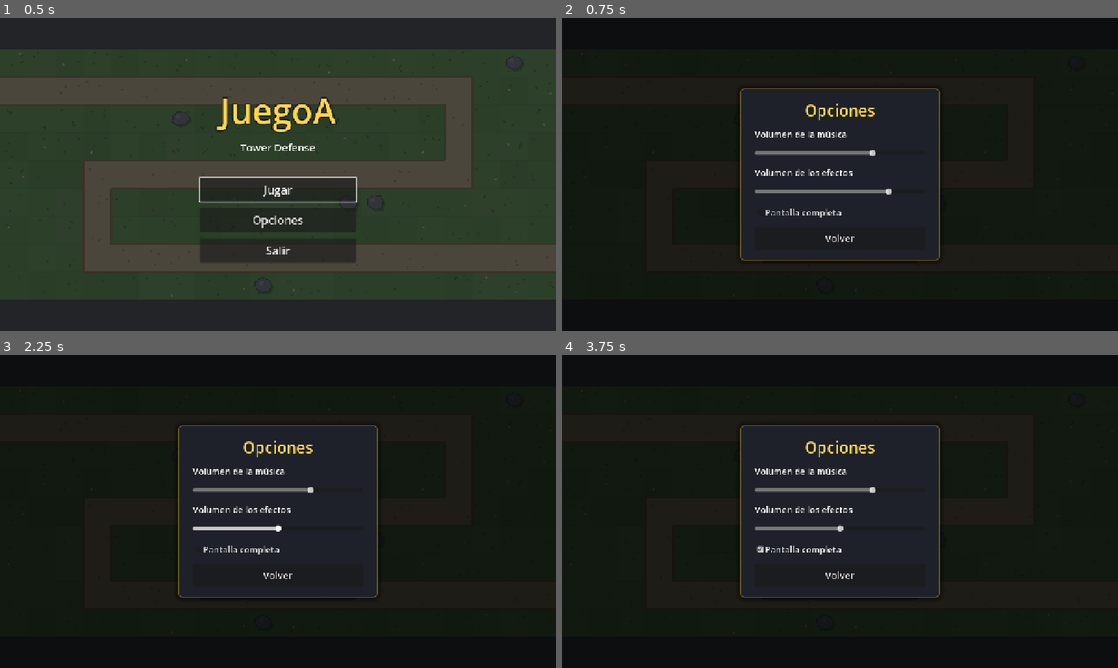
Above: before the commit, frames 1-4 (two rows, left to right).
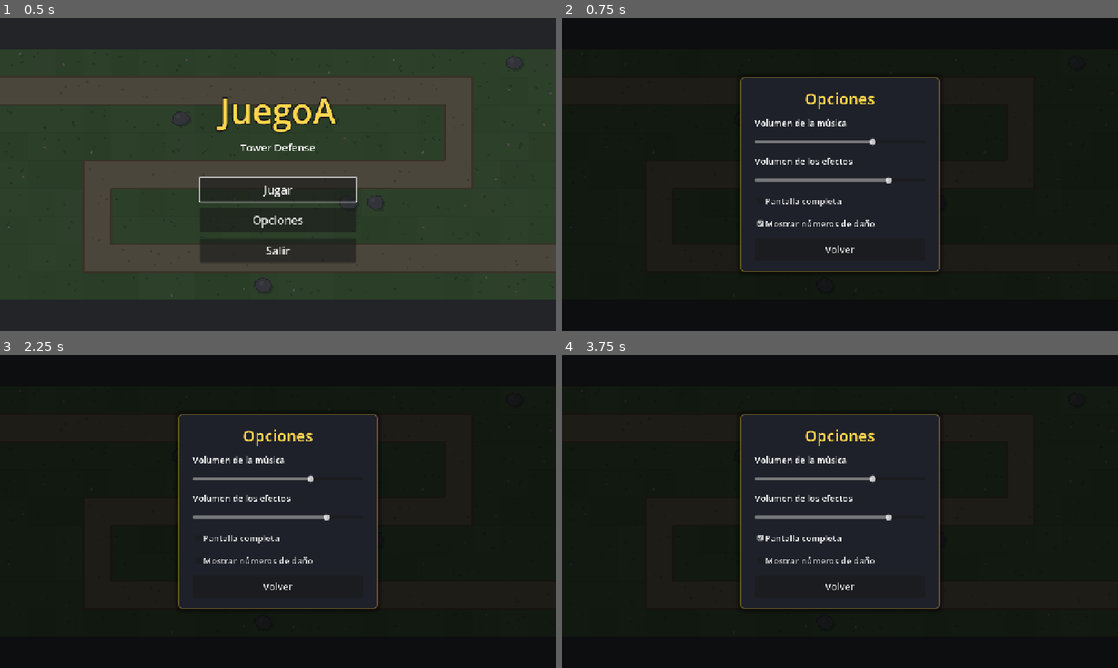
Above: after the commit, the same moments.

Repository: pasaporteN25/MonstersAndCanons
Game: Godot game, scene res://scenes/ui/main_menu.tscn
Two runs of this game, one before a commit and one after it. Both use one fixed random seed, a clock stepped at 60 frames per second and the inputs below.
Inputs (mouse positions are in pixels of both pictures, inside the frame that each line leads up to):
- Up to frame 1 (0.5 s): no input
- Up to frame 2 (0.75 s): click "Opciones" at 0.5 s
- Up to frame 3 (2.25 s): click (278, 561) at 1.25 s, where only the run after the commit has a clickable "Mostrar números de daño"; click "Jugar" at 2 s
- Up to frame 4 (3.75 s): click "Jugar" at 2.75 s; click "Pantalla completa" at 3.5 s

Frame 1 is identical in both runs. In frame 2, 3.6% of the frame differs, in the area x 32-68%, y 18-82%; in frame 3, 3.5%; in frame 4, 3.6%.

Commit message:
T65: números de daño flotantes
- señal Enemy.hit con el daño real y si la armadura se comió el golpe
- números blancos (grises si la armadura quitó la mitad o más), 0,6 s,
  máximo 40 a la vez
- opción "Mostrar números de daño" (se guarda; encendida por defecto)
- FloatingText acepta tamaño, duración y altura
- perf_test: cuenta frames lentos y compara con/sin números
  (150 vs 156 FPS, sin tirones)
- tests/test_damage_numbers.gd (6); test_effects cuenta solo el "+N" de oro

Co-Authored-By: Claude Opus 5.5 <noreply@anthropic.com>

Diff:
--- a/scenes/effects/effects_layer.gd
+++ b/scenes/effects/effects_layer.gd
@@ -9,6 +9,32 @@
 const SPARK_COLOR := Color(1.0, 0.95, 0.6)
 const FROST_COLOR := Color(0.7, 0.92, 1.0)
 const SHOCKWAVE_COLOR := Color(1.0, 0.75, 0.4)
+## RF-132: números de daño.
+const DAMAGE_COLOR := Color(1, 1, 1)
+const DAMAGE_BLOCKED_COLOR := Color(0.62, 0.62, 0.66)  # la armadura se comió el golpe
+const MAX_DAMAGE_NUMBERS: int = 40
+
+var _damage_numbers_alive: int = 0
+
+
+## RF-132: número chico con el daño real. Gris si la armadura quitó la mitad o más.
+## Devuelve false si no se mostró (opción apagada, o ya hay demasiados en pantalla).
+func damage_number(position_: Vector2, damage: int, armor_blocked_most: bool) -> bool:
+	if not bool(SaveManager.get_setting("damage_numbers")):
+		return false
+	if _damage_numbers_alive >= MAX_DAMAGE_NUMBERS:
+		return false
+	var color: Color = DAMAGE_BLOCKED_COLOR if armor_blocked_most else DAMAGE_COLOR
+	var text := FloatingText.new().setup(str(damage), color, 15, 0.6, 26.0)
+	_damage_numbers_alive += 1
+	text.tree_exited.connect(func() -> void: _damage_numbers_alive -= 1)
+	# Un poco corrido al azar, así los golpes seguidos no se tapan entre sí.
+	_add(text, position_ + Vector2(randf_range(-10.0, 10.0), -14.0))
+	return true
+
+
+func damage_numbers_alive() -> int:
+	return _damage_numbers_alive
 
 
 ## RF-124: estallido del color del enemigo y "+N" con el oro ganado.
--- a/scenes/effects/floating_text.gd
+++ b/scenes/effects/floating_text.gd
@@ -1,38 +1,41 @@
-# Texto que sube y se desvanece, por ejemplo "+5" de oro (RF-124).
+# Texto que sube y se desvanece: el "+5" de oro (RF-124) o un número de daño (RF-132).
 # Se borra solo al terminar.
 class_name FloatingText
 extends Node2D
 
-const DURATION: float = 0.8
-const RISE_PX: float = 36.0
-const FONT_SIZE: int = 20
-
 var _text: String = ""
 var _color: Color = Color.WHITE
+var _font_size: int = 20
+var _duration: float = 0.8
+var _rise_px: float = 36.0
 var _time: float = 0.0
 
 
-func setup(text: String, color: Color) -> FloatingText:
+func setup(text: String, color: Color, font_size: int = 20, duration: float = 0.8,
+		rise_px: float = 36.0) -> FloatingText:
 	_text = text
 	_color = color
+	_font_size = font_size
+	_duration = duration
+	_rise_px = rise_px
 	return self
 
 
 func _process(delta: float) -> void:
 	_time += delta
-	if _time >= DURATION:
+	if _time >= _duration:
 		queue_free()
 		return
 	queue_redraw()
 
 
 func _draw() -> void:
-	var t: float = _time / DURATION
+	var t: float = _time / _duration
 	var font: Font = ThemeDB.fallback_font
-	var width: float = font.get_string_size(_text, HORIZONTAL_ALIGNMENT_LEFT, -1, FONT_SIZE).x
-	var pos := Vector2(-width / 2.0, -RISE_PX * (1.0 - pow(1.0 - t, 2.0)))
+	var width: float = font.get_string_size(_text, HORIZONTAL_ALIGNMENT_LEFT, -1, _font_size).x
+	var pos := Vector2(-width / 2.0, -_rise_px * (1.0 - pow(1.0 - t, 2.0)))
 	# Se mantiene opaco la primera mitad y después se desvanece.
 	var alpha: float = 1.0 if t < 0.5 else 1.0 - (t - 0.5) * 2.0
-	draw_string_outline(font, pos, _text, HORIZONTAL_ALIGNMENT_LEFT, -1, FONT_SIZE, 4,
+	draw_string_outline(font, pos, _text, HORIZONTAL_ALIGNMENT_LEFT, -1, _font_size, 4,
 		Color(0, 0, 0, alpha * 0.8))
-	draw_string(font, pos, _text, HORIZONTAL_ALIGNMENT_LEFT, -1, FONT_SIZE, Color(_color, alpha))
+	draw_string(font, pos, _text, HORIZONTAL_ALIGNMENT_LEFT, -1, _font_size, Color(_color, alpha))
--- a/scenes/enemies/enemy.gd
+++ b/scenes/enemies/enemy.gd
@@ -7,6 +7,9 @@
 signal died(enemy: Enemy)
 ## Llegó a la salida (RF-11). Quien escuche decide cuántas vidas restar.
 signal reached_exit(enemy: Enemy)
+## Recibió un golpe (solo para efectos visuales, RF-132). `damage` es el daño real,
+## después de la armadura; `armor_blocked_most` = la armadura quitó la mitad o más.
+signal hit(enemy: Enemy, damage: int, armor_blocked_most: bool)
 
 const GROUP: StringName = &"enemies"
 ## Color al que se tiñe un enemigo ralentizado (RF-62).
@@ -93,8 +96,10 @@
 func take_hit(damage: int, slow_amount: float = 0.0, slow_duration: float = 0.0) -> void:
 	if _is_done:
 		return
-	health = maxi(0, health - Rules.damage_after_armor(damage, data.armor))
+	var dealt: int = Rules.damage_after_armor(damage, data.armor)
+	health = maxi(0, health - dealt)
 	_hit_flash_left = HIT_FLASH_DURATION
+	hit.emit(self, dealt, dealt * 2 <= damage)
 	if slow_amount > 0.0:
 		_apply_slow(Rules.effective_slow(slow_amount, data.slow_resistance), slow_duration)
 	queue_redraw()
--- a/scenes/game/game.gd
+++ b/scenes/game/game.gd
@@ -212,6 +212,8 @@
 func _on_enemy_spawned(enemy: Enemy) -> void:
 	enemy.died.connect(_on_enemy_died)
 	enemy.reached_exit.connect(_on_enemy_reached_exit)
+	enemy.hit.connect(func(e: Enemy, damage: int, blocked: bool) -> void:
+		effects.damage_number(e.global_position, damage, blocked))  # RF-132
 
 
 func _on_enemy_died(enemy: Enemy) -> void:
--- a/scenes/ui/options_menu.gd
+++ b/scenes/ui/options_menu.gd
@@ -9,6 +9,7 @@
 @onready var _music_slider: HSlider = %MusicSlider
 @onready var _sfx_slider: HSlider = %SfxSlider
 @onready var _fullscreen_check: CheckBox = %FullscreenCheck
+@onready var _damage_numbers_check: CheckBox = %DamageNumbersCheck
 @onready var _back_button: Button = %BackButton
 
 
@@ -17,6 +18,8 @@
 	_music_slider.value_changed.connect(_on_music_changed)
 	_sfx_slider.value_changed.connect(_on_sfx_changed)
 	_fullscreen_check.toggled.connect(_on_fullscreen_toggled)
+	_damage_numbers_check.toggled.connect(
+		func(on: bool) -> void: SaveManager.set_setting("damage_numbers", on))  # RF-132
 	_back_button.pressed.connect(close)
 	Audio.add_click_sounds(self)
 
@@ -26,6 +29,7 @@
 	_music_slider.set_value_no_signal(float(SaveManager.get_setting("music_volume")))
 	_sfx_slider.set_value_no_signal(float(SaveManager.get_setting("sfx_volume")))
 	_fullscreen_check.set_pressed_no_signal(bool(SaveManager.get_setting("fullscreen")))
+	_damage_numbers_check.set_pressed_no_signal(bool(SaveManager.get_setting("damage_numbers")))
 	visible = true
 
 
--- a/scenes/ui/options_menu.tscn
+++ b/scenes/ui/options_menu.tscn
@@ -82,6 +82,12 @@
 theme_override_font_sizes/font_size = 20
 text = "Pantalla completa"
 
+[node name="DamageNumbersCheck" type="CheckBox" parent="Center/Panel/Margin/Rows"]
+unique_name_in_owner = true
+layout_mode = 2
+theme_override_font_sizes/font_size = 20
+text = "Mostrar números de daño"
+
 [node name="BackButton" type="Button" parent="Center/Panel/Margin/Rows"]
 unique_name_in_owner = true
 custom_minimum_size = Vector2(0, 52)
--- a/scripts/autoload/save_manager.gd
+++ b/scripts/autoload/save_manager.gd
@@ -7,7 +7,9 @@
 
 const SAVE_VERSION: int = 1
 const DEFAULT_PATH: String = "user://save.json"
-const DEFAULT_SETTINGS: Dictionary = {"music_volume": 0.7, "sfx_volume": 0.8, "fullscreen": false}
+const DEFAULT_SETTINGS: Dictionary = {
+	"music_volume": 0.7, "sfx_volume": 0.8, "fullscreen": false, "damage_numbers": true,
+}
 
 ## Los tests lo cambian para no tocar el guardado real del jugador.
 var save_path: String = DEFAULT_PATH
--- /dev/null
+++ b/tests/test_damage_numbers.gd
@@ -0,0 +1,91 @@
+# Tests de los números de daño flotantes (T65, RF-132).
+extends GutTest
+
+const GAME_SCENE: PackedScene = preload("res://scenes/game/game.tscn")
+const TEST_PATH: String = "user://test_save.json"
+const DT: float = 1.0 / 60.0
+
+var game: Game
+
+
+func before_each() -> void:
+	if FileAccess.file_exists(TEST_PATH):
+		DirAccess.remove_absolute(TEST_PATH)
+	SaveManager.save_path = TEST_PATH
+	SaveManager.load_save()  # opciones por defecto: números de daño encendidos
+	game = GAME_SCENE.instantiate()
+	add_child_autofree(game)
+
+
+func after_each() -> void:
+	if FileAccess.file_exists(TEST_PATH):
+		DirAccess.remove_absolute(TEST_PATH)
+	SaveManager.save_path = SaveManager.DEFAULT_PATH
+	SaveManager.load_save()
+
+
+func _spawn(enemy_id: String) -> Enemy:
+	var group := SpawnGroup.new()
+	group.enemy = load("res://data/enemies/%s.tres" % enemy_id)
+	group.count = 1
+	var wave := WaveData.new()
+	wave.groups.append(group)
+	game.spawner.start_wave(wave, 1)
+	simulate(game.spawner, 1, DT)
+	return game.enemies.get_child(game.enemies.get_child_count() - 1)
+
+
+func _damage_texts() -> Array[FloatingText]:
+	var texts: Array[FloatingText] = []
+	for child: Node in game.effects.get_children():
+		if child is FloatingText:
+			texts.append(child)
+	return texts
+
+
+func test_hit_shows_the_real_damage() -> void:
+	var enemy: Enemy = _spawn("normal")
+	enemy.take_hit(5)
+	var texts: Array[FloatingText] = _damage_texts()
+	assert_eq(texts.size(), 1)
+	assert_eq(texts[0]._text, "5")
+	assert_eq(texts[0]._color, EffectsLayer.DAMAGE_COLOR)
+
+
+func test_armor_turns_the_number_grey() -> void:
+	var armored: Enemy = _spawn("armored")
+	armored.take_hit(5)  # armadura 3: hace 2 de 5, la armadura se comió más de la mitad
+	var texts: Array[FloatingText] = _damage_texts()
+	assert_eq(texts[0]._text, "2", "daño real, después de la armadura")
+	assert_eq(texts[0]._color, EffectsLayer.DAMAGE_BLOCKED_COLOR)
+
+
+func test_small_armor_keeps_the_number_white() -> void:
+	var armored: Enemy = _spawn("armored")
+	armored.take_hit(40)  # hace 37 de 40
+	assert_eq(_damage_texts()[0]._color, EffectsLayer.DAMAGE_COLOR)
+
+
+func test_numbers_can_be_turned_off() -> void:
+	SaveManager.set_setting("damage_numbers", false)
+	var enemy: Enemy = _spawn("normal")
+	enemy.take_hit(5)
+	assert_eq(_damage_texts().size(), 0, "RF-113")
+
+
+func test_never_more_than_the_cap() -> void:
+	var enemy: Enemy = _spawn("boss")
+	enemy.max_health = 100000
+	enemy.health = 100000
+	for i: int in EffectsLayer.MAX_DAMAGE_NUMBERS + 25:
+		enemy.take_hit(10)
+	assert_eq(game.effects.damage_numbers_alive(), EffectsLayer.MAX_DAMAGE_NUMBERS)
+
+
+func test_counter_goes_down_when_numbers_fade() -> void:
+	var enemy: Enemy = _spawn("normal")
+	enemy.take_hit(5)
+	assert_eq(game.effects.damage_numbers_alive(), 1)
+	simulate(game.effects, 60, DT)  # 1 s: más que los 0.6 s que dura
+	await wait_process_frames(2)
+	assert_eq(game.effects.damage_numbers_alive(), 0)
--- a/tests/test_effects.gd
+++ b/tests/test_effects.gd
@@ -21,6 +21,15 @@
 	return count
 
 
+## Textos "+N" de oro (los números de daño, RF-132, no empiezan con "+").
+func _count_gold_texts() -> int:
+	var count: int = 0
+	for child: Node in game.effects.get_children():
+		if child is FloatingText and (child as FloatingText)._text.begins_with("+"):
+			count += 1
+	return count
+
+
 func _first_enemy_of_wave() -> Enemy:
 	game.start_next_wave()
 	simulate(game, 1, DT)
@@ -33,7 +42,7 @@
 	var enemy: Enemy = _first_enemy_of_wave()
 	enemy.take_hit(1000)
 	assert_eq(_count_effects(BurstEffect), 1, "estallido")
-	assert_eq(_count_effects(FloatingText), 1, "+N de oro")
+	assert_eq(_count_gold_texts(), 1, "+N de oro")
 
 
 func test_escaping_shows_no_death_effects() -> void:
@@ -41,7 +50,7 @@
 	enemy.distance = 1e6  # lo manda directo a la salida
 	simulate(game, 1, DT)
 	assert_eq(_count_effects(BurstEffect), 0)
-	assert_eq(_count_effects(FloatingText), 0)
+	assert_eq(_count_gold_texts(), 0)
 
 
 func test_effects_remove_themselves() -> void:
--- a/tools/perf_test.gd
+++ b/tools/perf_test.gd
@@ -3,6 +3,7 @@
 #
 # Uso (desde la carpeta del proyecto):
 #   godot --path . -s tools/perf_test.gd
+#   godot --path . -s tools/perf_test.gd -- sin_numeros    (compara sin números de daño)
 #
 # Desactiva el vsync para medir cuántos FPS puede dar el juego, no los del monitor.
 extends SceneTree
@@ -21,6 +22,8 @@
 var frames_measured: int = 0
 var death_timer: float = 0.0
 var worst_frame_ms: float = 0.0
+## Frames que tardaron más de 16,6 ms (los que a 60 FPS se notarían como un tirón).
+var slow_frames: int = 0
 var normal: EnemyData = load("res://data/enemies/normal.tres")
 
 
@@ -33,6 +36,10 @@
 
 func _process(delta: float) -> bool:
 	if game.enemies.get_child_count() == 0 and time == 0.0:
+		# "-- sin_numeros": apaga los números de daño solo en memoria (no se guarda).
+		if "sin_numeros" in OS.get_cmdline_user_args():
+			root.get_node("/root/SaveManager").call("set_setting", "damage_numbers", false)
+			print("Números de daño: apagados")
 		_populate()
 	_keep_enemy_count()
 	_fake_deaths(delta)
@@ -40,12 +47,15 @@
 	if time > WARMUP_SECONDS:
 		frames_measured += 1
 		worst_frame_ms = maxf(worst_frame_ms, delta * 1000.0)
+		if delta * 1000.0 > 1000.0 / 60.0:
+			slow_frames += 1
 	if time > WARMUP_SECONDS + MEASURE_SECONDS:
 		var fps: float = frames_measured / MEASURE_SECONDS
 		print("Enemigos: %d · Torres: %d · Efectos: %d" % [
 			game.enemies.get_child_count(), game.tower_container.get_child_count(),
 			game.effects.get_child_count()])
-		print("FPS promedio: %.0f · frame más lento: %.1f ms" % [fps, worst_frame_ms])
+		print("FPS promedio: %.0f · frame más lento: %.1f ms · frames de más de 16,6 ms: %d de %d" % [
+			fps, worst_frame_ms, slow_frames, frames_measured])
 		print("RESULTADO: %s (objetivo: 60 FPS)" % ("OK" if fps >= 60.0 else "LENTO"))
 		return true
 	return false
@@ -69,6 +79,10 @@
 	var enemy: Enemy = ENEMY_SCENE.instantiate()
 	enemy.setup(normal, game.level.get_ground_path(0), 1000000)  # no mueren: siempre hay 200
 	enemy.distance = distance
+	# Como en la partida real: cada golpe muestra su número de daño (RF-132).
+	var effects: Node = game.get("effects")
+	enemy.hit.connect(func(e: Node2D, damage: int, blocked: bool) -> void:
+		effects.call("damage_number", e.global_position, damage, blocked))
 	game.enemies.add_child(enemy)
 
 
Not shown, added: tests/test_damage_numbers.gd.uid
Not shown, changed: specs/03-tareas.md
